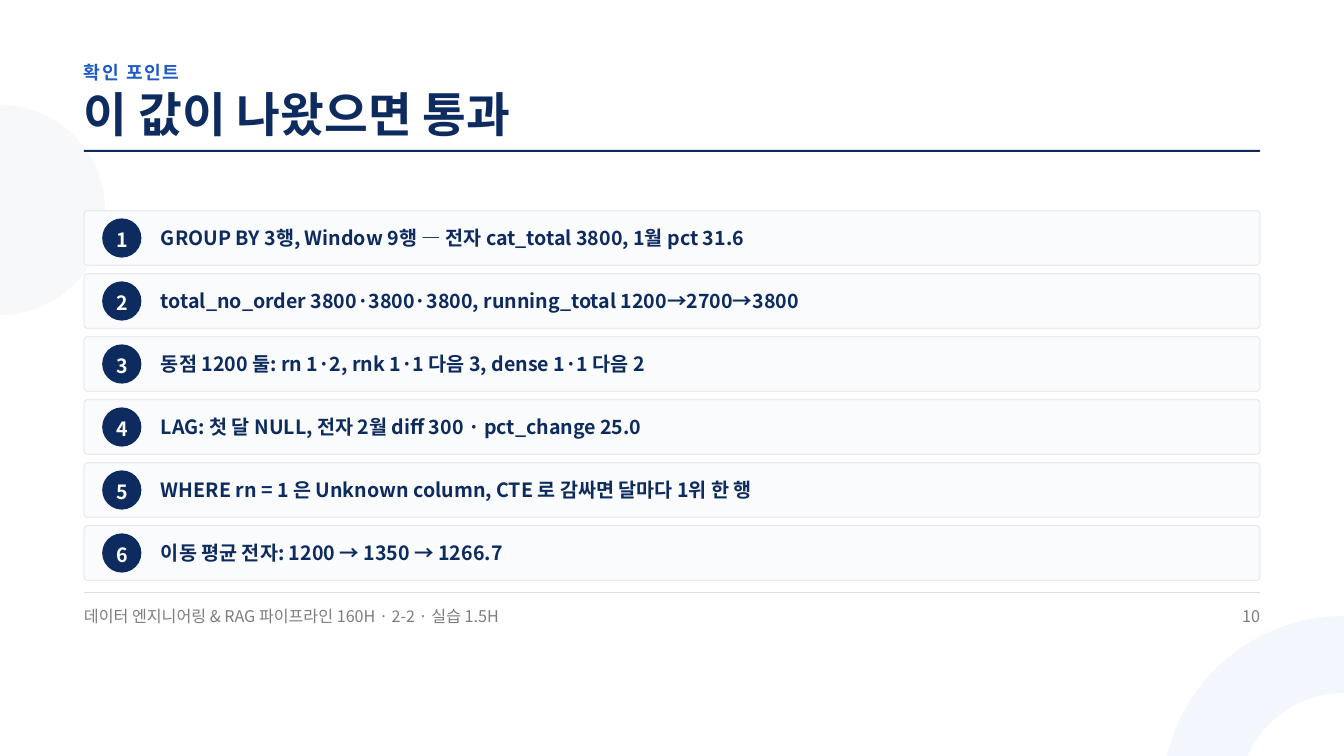
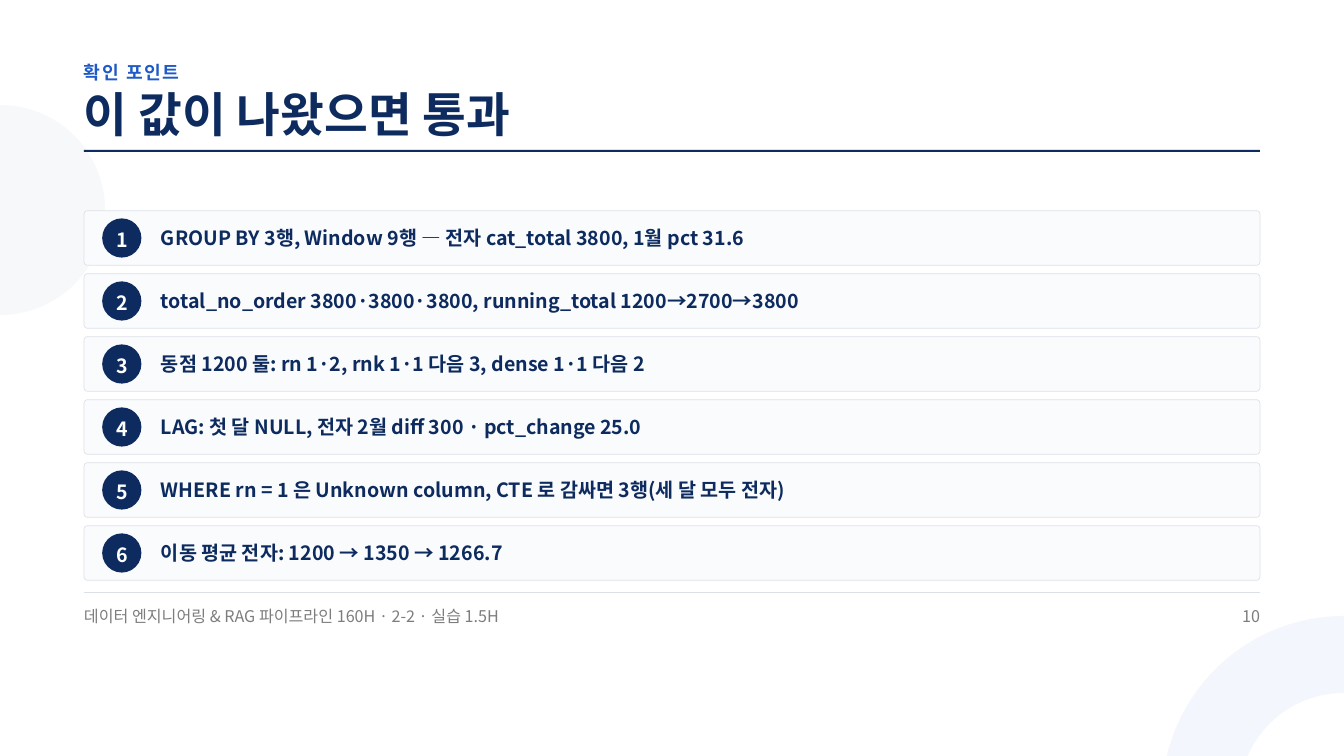
Before and after one commit to aebonlee/materials, a slide deck: slide 10 of data-eng/decks/w2d2s3.pptx. Drawn at 1344x756 pixels with LibreOffice and Linux fonts; fonts in the diff are those of the drawing. Boxes give left, top, right and bottom in pixels: in the first picture for what was removed or moved away, otherwise in the second. Text is boxed around its words. In the diff, an @@ line names an element or a change of style, - is before the commit and + after.

```diff
--- a/data-eng/decks/w2d2s3.pptx
+++ b/data-eng/decks/w2d2s3.pptx
@@ text at (161, 480, 784, 501): text changed @@
-WHERE rn = 1 은 Unknown column, CTE 로 감싸면 달마다 1위 한 행
+WHERE rn = 1 은 Unknown column, CTE 로 감싸면 3행(세 달 모두 전자)
```
Also in this commit, not shown: 2 other slides changed, 34 other files.
